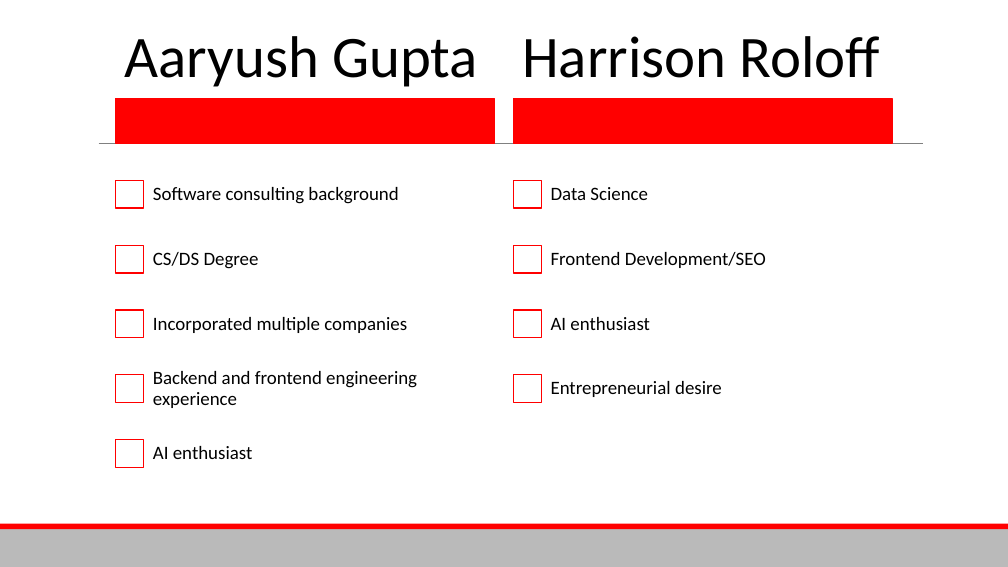
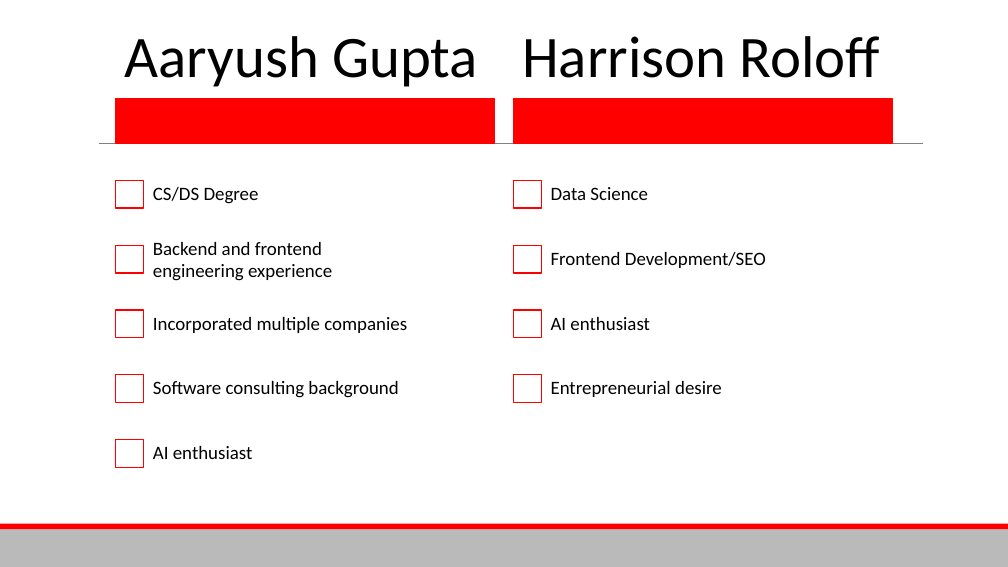
Before and after one commit to Aaryush1/Univise, a slide deck: slide 6 of Pitch_Deck.pptx. Drawn at 1008x567 pixels with LibreOffice and Linux fonts; fonts in the diff are those of the drawing. Boxes give left, top, right and bottom in pixels: in the first picture for what was removed or moved away, otherwise in the second. Text is boxed around its words. In the diff, an @@ line names an element or a change of style, - is before the commit and + after.

Commit message:
Updated Pitch_Deck

```diff
--- a/Pitch_Deck.pptx
+++ b/Pitch_Deck.pptx
@@ free "CS/DS Degree": place and size @@
-free "CS/DS Degree" at (142, 227, 495, 292)
+free "CS/DS Degree" at (142, 162, 495, 227)
@@ free removed at (142, 162, 495, 227) @@
-Software consulting background
@@ free added at (142, 227, 495, 292), 18 pt, text #000000 @@
+Backend and frontend engineering experience
@@ text in free at (153, 381, 398, 398): text changed @@
-Backend and frontend engineering experience
+Software consulting background
```
Also in this commit, not shown: 2 other slides changed.
